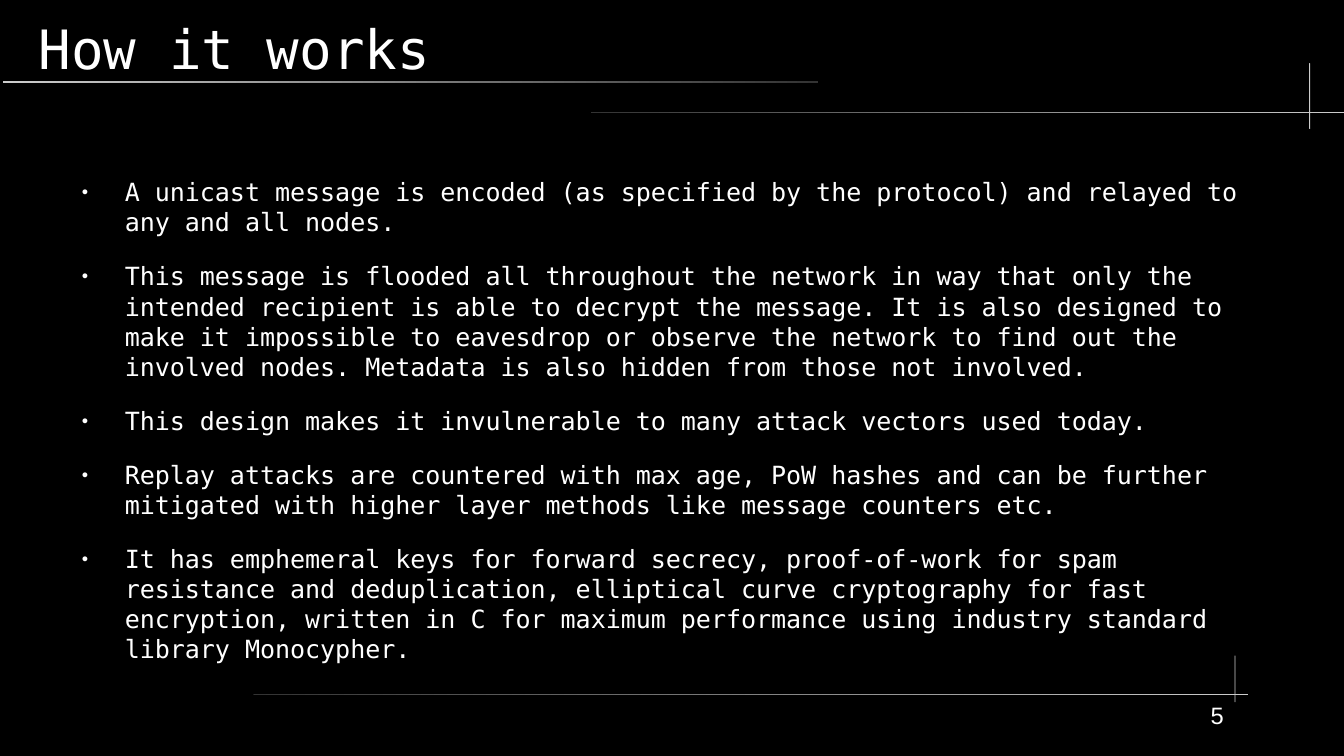
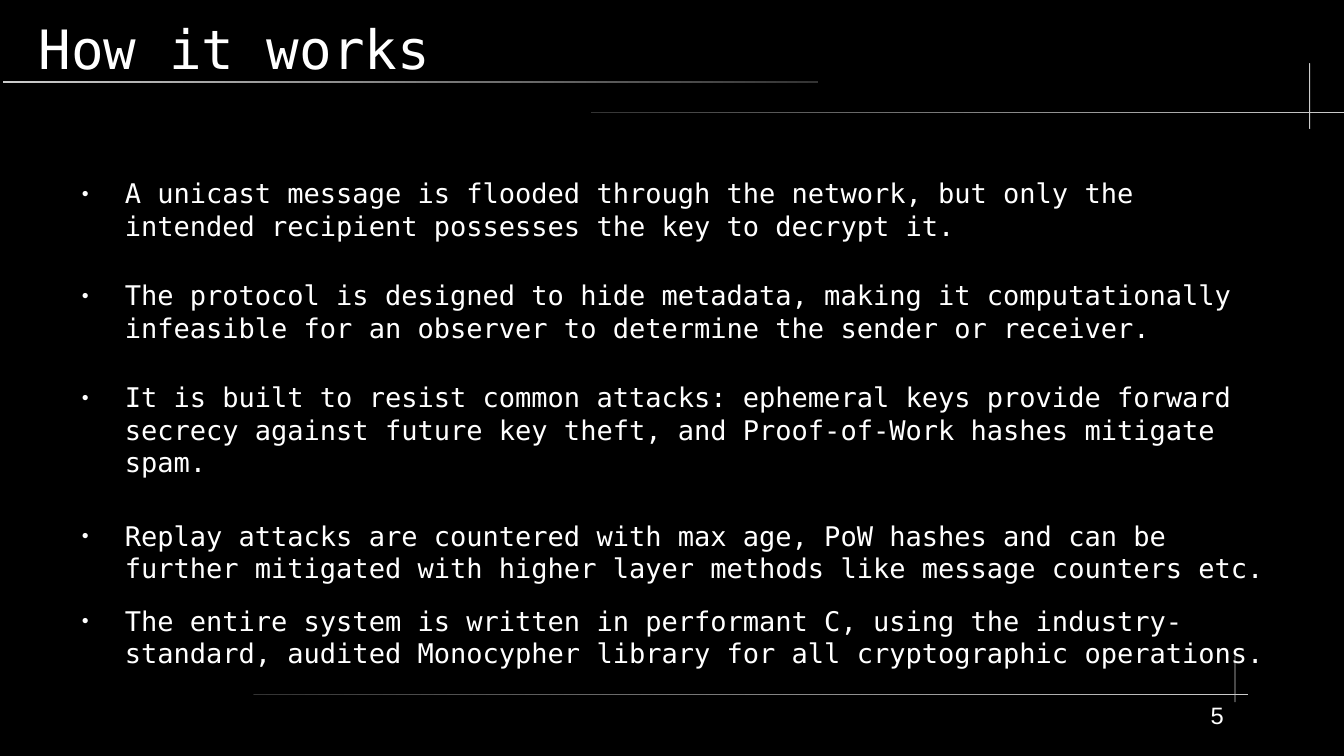
Before and after one commit to shinymonitor/hackyeah, a slide deck: slide 5 of presentation.odp. Drawn at 1344x756 pixels with LibreOffice and Linux fonts; fonts in the diff are those of the drawing. Boxes give left, top, right and bottom in pixels: in the first picture for what was removed or moved away, otherwise in the second. Text is boxed around its words. In the diff, an @@ line names an element or a change of style, - is before the commit and + after.

```diff
--- a/presentation.odp
+++ b/presentation.odp
@@ text at [125,182,1231,478]: text changed; size 14.8 to 16 pt @@
-● A unicast message is encoded (as specified by the protocol) and relayed to any and all nodes.
-● This message is flooded all throughout the network in way that only the intended recipient is able to decrypt the message. It is also designed to make it impossible to eavesdrop or observe the network to find out the involved nodes. Metadata is also hidden from those not involved.
-● This design makes it invulnerable to many attack vectors used today.
+● A unicast message is flooded through the network, but only the intended recipient possesses the key to decrypt it.
+● The protocol is designed to hide metadata, making it computationally infeasible for an observer to determine the sender or receiver.
+● It is built to resist common attacks: ephemeral keys provide forward secrecy against future key theft, and Proof-of-Work hashes mitigate spam.
@@ text at [125,525,1263,583]: size 14.8 to 16 pt in "Replay attacks are countered with max age, ..." @@
@@ text at [125,610,1182,636]: text changed; size 14.8 to 16 pt @@
-● It has emphemeral keys for forward secrecy, proof-of-work for spam resistance and deduplication, elliptical curve cryptography for fast encryption, written in C for maximum performance using industry standard library Monocypher.
+● The entire system is written in performant C, using the industry-standard, audited Monocypher library for all cryptographic operations.
```
Also in this commit, not shown: 6 other slides changed, 2 other files.
